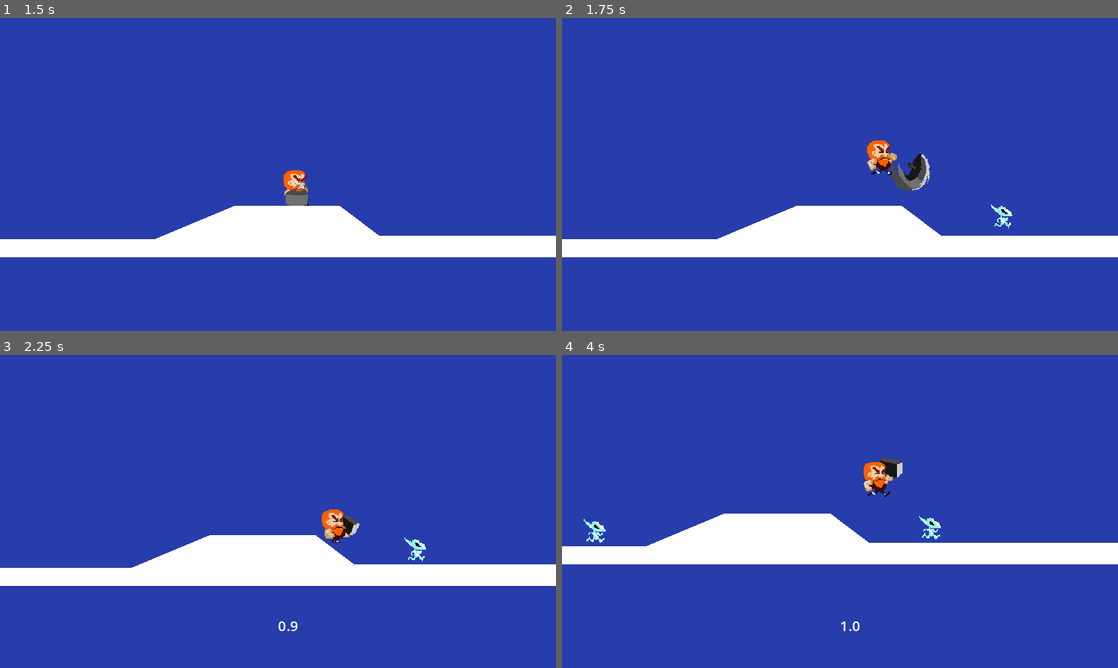
Above: before the commit, frames 1-4 (two rows, left to right).
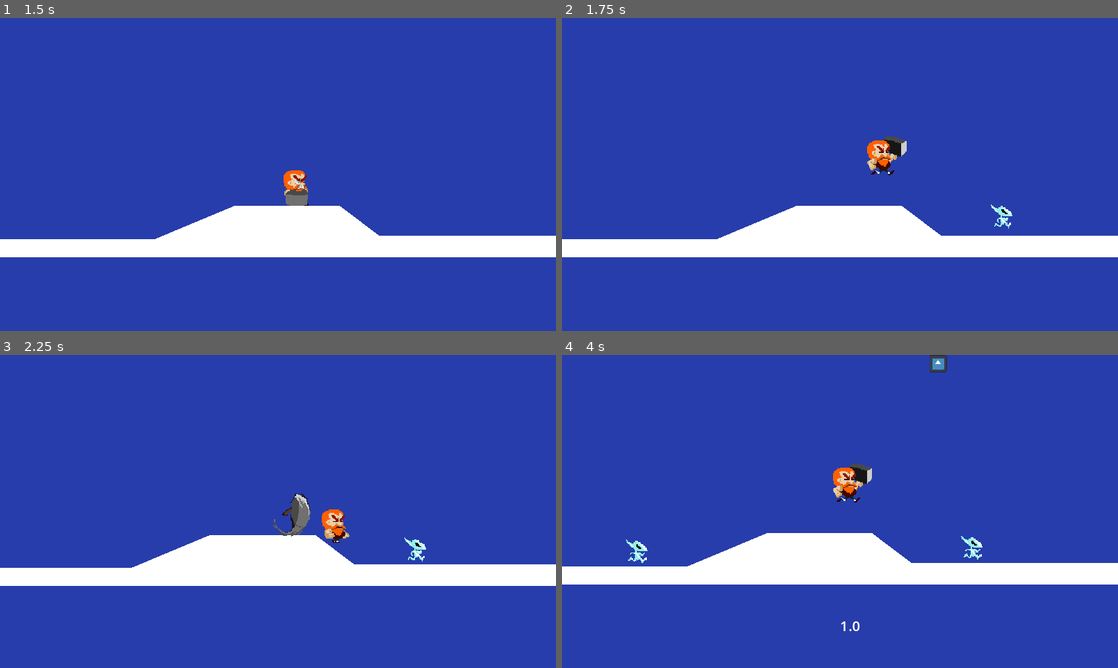
Above: after the commit, the same moments.

Repository: simonoNilssono/godot-project-thor
Game: Godot game, scene res://Scenes/main.tscn
Same seed, same stepped clock (60 frames per second), same inputs: the game is played once before the commit and once after it. The engine's default icon, where the game draws it, is replaced by a stand-in: a white triangle on a blue panel in a dark square.
Inputs (mouse positions are in pixels of both pictures, inside the frame that each line leads up to):
- Up to frame 1 (1.5 s): click "Play Game" at 0.5 s; move the mouse to (400, 158) at 1.27 s; press the mouse at (400, 158) at 1.28 s; hold D (Right) from 1.28 s (still down)
- Up to frame 2 (1.75 s): keep holding D (Right); tap W (Up) at 1.52 s; right-click (962, 158) at 1.55 s
- Up to frame 3 (2.25 s): keep holding D (Right); move the mouse to (166, 527) at 2.02 s; release the mouse at (166, 527) at 2.03 s; right-click (166, 527) at 2.1 s
- Up to frame 4 (4 s): tap W (Up) at 2.27, 3.77 s; tap R (teleport2Hammer) at 2.3 s; move the mouse to (895, 442) at 2.77 s; release D (Right) at 2.78 s; hold A (Left) 2.78-3.53 s; hold R (teleport2Hammer) 2.78-3.53 s; click (895, 442) at 3.05 s; move the mouse to (812, 574) at 3.52 s; hold D (Right) from 3.53 s (still down); tap E (HoverHammer) at 3.6 s; right-click (812, 574) at 3.8 s

Frame 1 is identical in both runs. In frame 2, 0.7% of the frame differs, in the area x 57-67%, y 37-56%; in frame 3, 0.6%; in frame 4, 14%, in the area x 0-100%, y 0-74%.
Error in both runs: Invalid access to property or key 'position' on a base object of type 'null instance'. (res://Scripts/enemy.gd:37)

Commit message:
some cleanup, added explosion to hammer teleport

Diff:
--- /dev/null
+++ b/Scenes/teleport_explosion.tscn
@@ -0,0 +1,27 @@
+[gd_scene load_steps=4 format=3 uid="uid://b25mnip7uqyiu"]
+
+[ext_resource type="Texture2D" uid="uid://btbpycjxn3hg1" path="res://Sprites/pngegg.png" id="1_2h6cf"]
+[ext_resource type="Script" path="res://Scripts/teleport_explosion.gd" id="1_jl3y4"]
+
+[sub_resource type="CircleShape2D" id="CircleShape2D_hnc1g"]
+radius = 192.51
+
+[node name="TeleportExplosion" type="Area2D"]
+collision_layer = 2
+collision_mask = 4
+script = ExtResource("1_jl3y4")
+
+[node name="CollisionShape2D" type="CollisionShape2D" parent="."]
+shape = SubResource("CircleShape2D_hnc1g")
+
+[node name="Sprite2D" type="Sprite2D" parent="."]
+position = Vector2(2.00002, 0.499996)
+scale = Vector2(0.375, 0.374023)
+texture = ExtResource("1_2h6cf")
+
+[node name="Timer" type="Timer" parent="."]
+wait_time = 0.2
+one_shot = true
+
+[connection signal="body_entered" from="." to="." method="_on_body_entered"]
+[connection signal="timeout" from="Timer" to="." method="_on_timer_timeout"]
--- a/Scripts/global.gd
+++ b/Scripts/global.gd
@@ -4,3 +4,4 @@
 signal startThrow
 signal hammerReturned
 signal hover
+signal teleport2Hammer
--- a/Scripts/hammer.gd
+++ b/Scripts/hammer.gd
@@ -19,6 +19,8 @@
 	Global.startSwing.connect(_on_swing_timer_start)
 	Global.startThrow.connect(_on_throw_timer_start)
 	Global.hover.connect(_on_hover)
+
+
 # Called every frame. 'delta' is the elapsed time since the previous frame.
 func _physics_process(delta: float) -> void:
 	match current_state:
@@ -30,6 +32,7 @@
 			returning(delta)
 		State.Hover:
 			hovering()
+
 #Start swing, hide hammer sprite
 func _on_swing_timer_start() -> void:
 	$SwingTimer.start()
@@ -72,8 +75,9 @@
 func _on_hover():
 	current_state = State.Hover
 
+# for future functionality
 func hovering():
-	print("hoverbby")
+	pass
 
 #Return hammer to player
 func returning(delta) -> void:
@@ -83,7 +87,7 @@
 	#delete instance if to close to body when returning, no more hammer stuck  in ground
 	if abs(position.x-player.position.x) < 5 and abs(position.y-player.position.y) < 5:
 		Global.hammerReturned.emit()
-		queue_free()
+
 
 #Return hammer if instance survives the whole timer
 func _on_throw_timer_timeout() -> void:
@@ -102,4 +106,3 @@
 	#if hammer returned, delete instance
 	if body.is_in_group("Player") and current_state == State.Returning:
 		Global.hammerReturned.emit()
-		queue_free()
--- a/Scripts/player.gd
+++ b/Scripts/player.gd
@@ -1,8 +1,7 @@
 extends CharacterBody2D
 
-
-
 const HAMMER_SCENE = preload("res://Scenes/hammer.tscn")
+const TELEPORT_EXPLOSION = preload("res://Scenes/teleport_explosion.tscn")
 const ACCELERATION = 30000
 const FRICTION = 30000
 const SPEED = 100.0
@@ -12,7 +11,6 @@
 
 var hammer : Node2D
 var hammerLess = false
-var time = 0.0
 
 func _ready():
 	Global.hammerReturned.connect(_on_hammer_returned)
@@ -22,8 +20,8 @@
 	if not hammerLess:
 		if event.is_action_pressed("SwingHammer"):
 			hammerSwing()
-		if event.is_action_pressed("Throw Hammer") and animated_sprite_2d.animation != "swing
-		" and $ThrowCooldown.is_stopped():
+		if event.is_action_pressed("Throw Hammer") and $SwingTimer.is_stopped(
+		) and $ThrowCooldown.is_stopped():
 			hammerThrow()
 
 	if event.is_action_pressed("teleport2Hammer") and hammerLess  == true:
@@ -32,7 +30,7 @@
 	if event.is_action_pressed("HoverHammer") and hammerLess == true:
 		Global.hover.emit()
 
-# physics dependent events here	(most stuff is)
+# physics dependent events here
 func _physics_process(delta: float) -> void:
 	# Get the input direction/axis
 	var inputAxis := Input.get_axis("Left", "Right")
@@ -106,15 +104,19 @@
 			animated_sprite_2d.play("swing")
 			$SwingTimer.start()
 
-#Teleport to hammer
+#Teleport to hammer, instantiate exposion
 func teleport2Hammer() -> void:
 	position = hammer.position
-	hammer.queue_free()
 	Global.hammerReturned.emit()
+
+	var explosion = TELEPORT_EXPLOSION.instantiate()
+	explosion.position = global_position
+	get_parent().add_child(explosion)
 
 #Hammer is returned to player
 func _on_hammer_returned()-> void:
 	$ThrowCooldown.start()
+	hammer.queue_free()
 	hammerLess = false
 
 #------ANIMATIONS-------#
@@ -143,6 +145,4 @@
 
 # stop looping hit animation
 func _on_timer_timeout() -> void:
-	time +=$SwingTimer.wait_time
-	if time > 0.34:
-		animated_sprite_2d.stop()
+	animated_sprite_2d.stop()
--- /dev/null
+++ b/Scripts/teleport_explosion.gd
@@ -0,0 +1,21 @@
+extends Area2D
+
+
+# Called when the node enters the scene tree for the first time.
+func _ready() -> void:
+	$Timer.start()
+
+
+# Called every frame. 'delta' is the elapsed time since the previous frame.
+func _process(delta: float) -> void:
+	pass
+
+
+func _on_body_entered(body: Node2D) -> void:
+	if body.is_in_group("Enemies"):
+		body.deathProcess()
+		body.queue_free()
+
+
+func _on_timer_timeout() -> void:
+	queue_free()
--- a/project.godot
+++ b/project.godot
@@ -78,6 +78,11 @@
 "events": [Object(InputEventKey,"resource_local_to_scene":false,"resource_name":"","device":-1,"window_id":0,"alt_press …(192 unchanged characters)…
 ]
 }
+test={
+"deadzone": 0.5,
+"events": [Object(InputEventKey,"resource_local_to_scene":false,"resource_name":"","device":-1,"window_id":0,"alt_pressed":false,"shift_pressed":false,"ctrl_pressed":false,"meta_pressed":false,"pressed":false,"keycode":0,"physical_keycode":81,"key_label":0,"unicode":113,"location":0,"echo":false,"script":null)
+]
+}
 
 [layer_names]
 
Binary file added: Sprites/pngegg.png
Not shown, added: Sprites/pngegg.png.import
